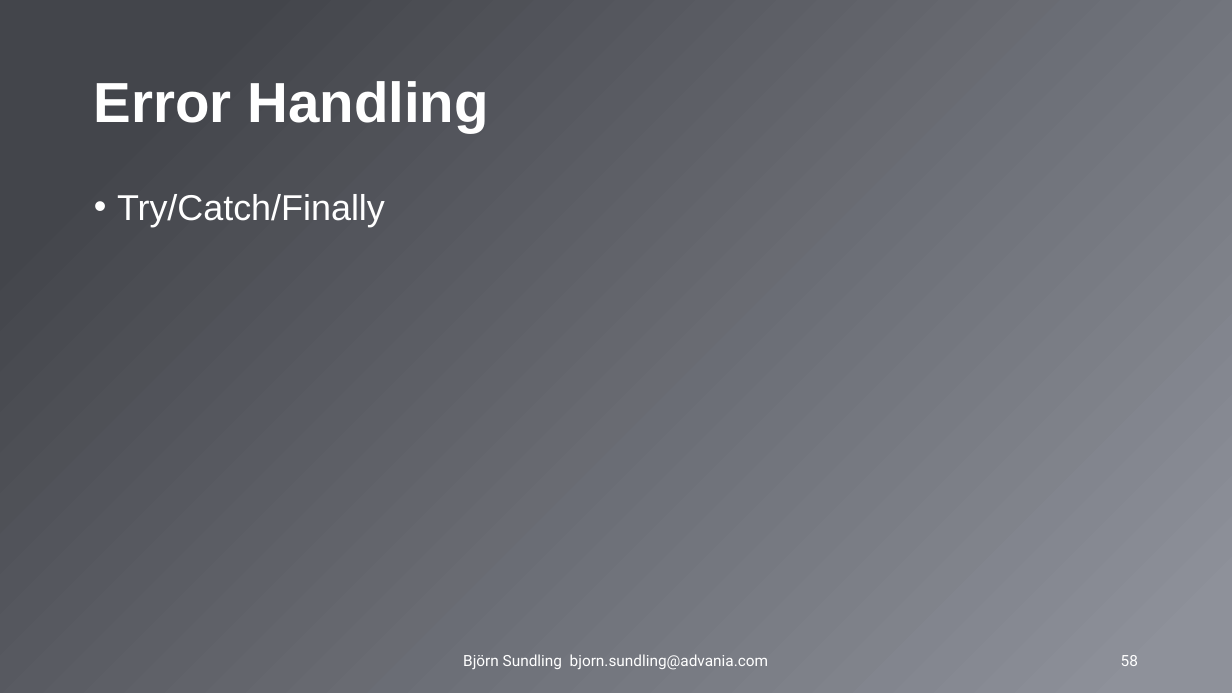
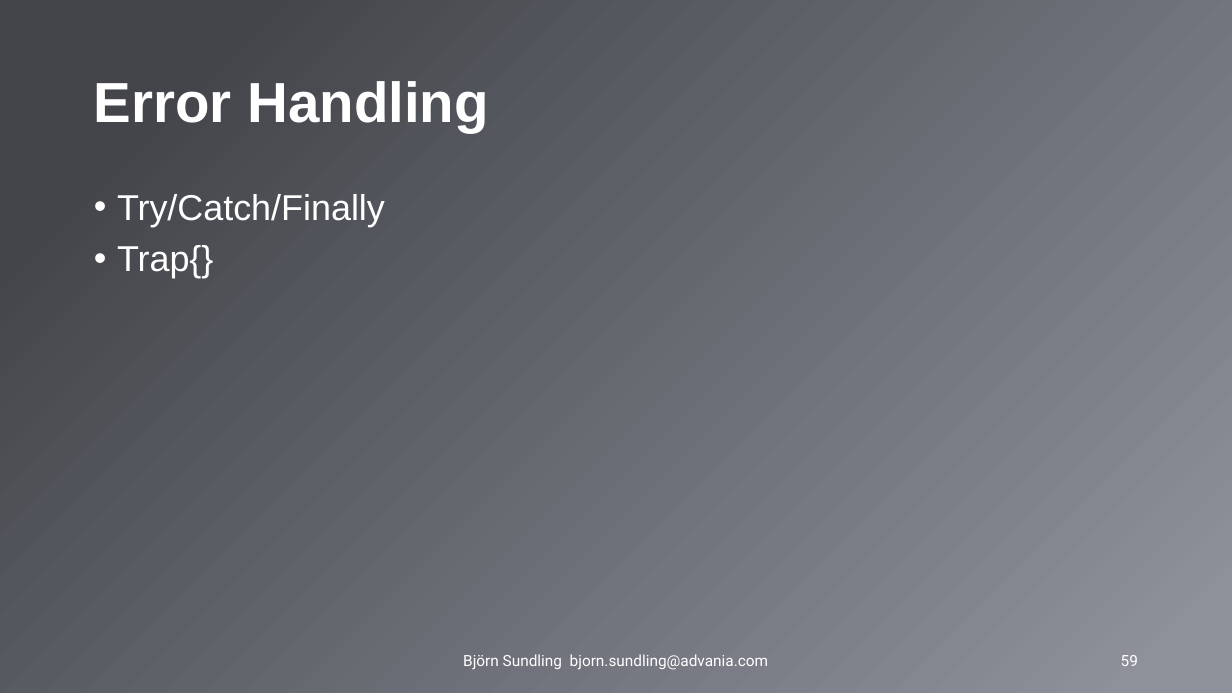
Before and after one commit to AdvaniaSE/PowerShellAdvancedFundamentals, a slide deck: slide 59 of PowerShell Advanced Fundamentals.pptx (slide 58 before the commit). Drawn at 1232x693 pixels with LibreOffice and Linux fonts; fonts in the diff are those of the drawing; background and template pictures are left out. Boxes give left, top, right and bottom in pixels: in the first picture for what was removed or moved away, otherwise in the second. Text is boxed around its words. In the diff, an @@ line names an element or a change of style, - is before the commit and + after.

```diff
--- a/PowerShell Advanced Fundamentals.pptx
+++ b/PowerShell Advanced Fundamentals.pptx
@@ text at box(117, 245, 213, 278): paragraph added @@
+• Trap{}
```
Also in this commit, not shown: 3 other slides changed, 1 slide added.
